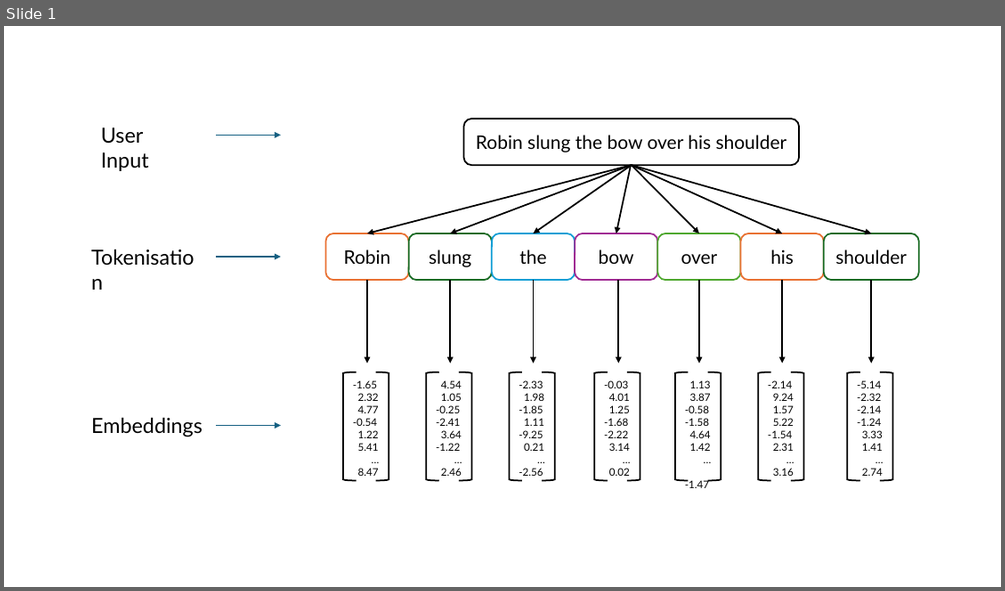
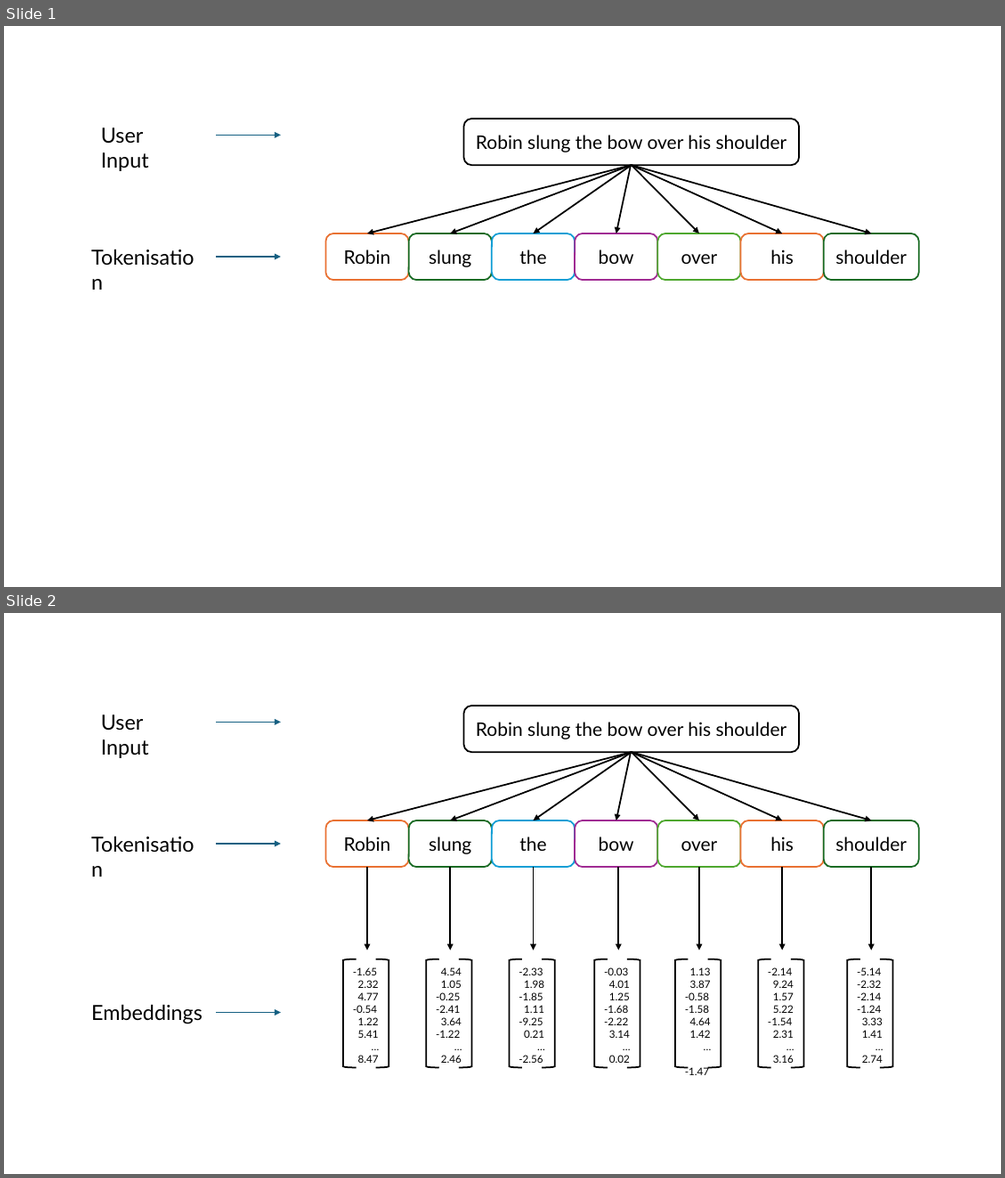
Before and after one commit to pgseye/zz_test_site, a slide deck: posts/036_21Nov_2025/figs.pptx. Shown one above the other, each under a label of ours: slide 1 before the commit, slides 1 and 2 after it. The pictures are 1005x591 and 1005x1178 pixels, drawn with LibreOffice and Linux fonts; fonts in the diff are those of the drawing. Boxes give left, top, right and bottom in pixels: in the first picture for what was removed or moved away, otherwise in the second. Text is boxed around its words. In the diff, an @@ line names an element or a change of style, - is before the commit and + after.

```diff
--- a/posts/036_21Nov_2025/figs.pptx
+++ b/posts/036_21Nov_2025/figs.pptx
@@ slide 1 added at box(4, 26, 1001, 587), background #FFFFFF @@
@@ text added at box(101, 127, 149, 171), 20 pt, text #000000 @@
+User Input
@@ rounded rectangle added at box(464, 119, 799, 165), fill #FFFFFF, outline #000000 1.5 pt, 18 pt, text #000000 @@
+Robin slung the bow over his shoulder
@@ arrow added from (217, 135) to (281, 135), #156082 1.5 pt @@
@@ arrow added from (631, 165) to (367, 233), #000000 1.5 pt @@
@@ arrow added from (631, 165) to (451, 233), #000000 1.5 pt @@
@@ arrow added from (631, 165) to (534, 233), #000000 1.5 pt @@
@@ arrow added from (631, 165) to (616, 233), #000000 1.5 pt @@
@@ arrow added from (631, 165) to (699, 233), #000000 1.5 pt @@
@@ arrow added from (631, 165) to (783, 233), #000000 1.5 pt @@
@@ arrow added from (631, 165) to (872, 233), #000000 1.5 pt @@
@@ rounded rectangle added at box(325, 233, 409, 280), fill #FFFFFF, outline #E97132 1.5 pt, 18 pt, text #000000 @@
+Robin
@@ rounded rectangle added at box(409, 233, 492, 280), fill #FFFFFF, outline #196B24 1.5 pt, 18 pt, text #000000 @@
+slung
@@ rounded rectangle added at box(492, 233, 574, 280), fill #FFFFFF, outline #0F9ED5 1.5 pt, 18 pt, text #000000 @@
+the
@@ rounded rectangle added at box(574, 233, 657, 280), fill #FFFFFF, outline #A02B93 1.5 pt, 18 pt, text #000000 @@
+bow
@@ rounded rectangle added at box(657, 233, 741, 280), fill #FFFFFF, outline #4EA72E 1.5 pt, 18 pt, text #000000 @@
+over
@@ rounded rectangle added at box(741, 233, 824, 280), fill #FFFFFF, outline #E97132 1.5 pt, 18 pt, text #000000 @@
+his
@@ rounded rectangle added at box(824, 233, 919, 280), fill #FFFFFF, outline #196B24 1.5 pt, 18 pt, text #000000 @@
+shoulder
@@ text added at box(84, 240, 212, 273), 20 pt, text #000000 @@
+Tokenisation
@@ arrow added from (217, 257) to (281, 257), #156082 1.5 pt @@
@@ what was slide 1 is now slide 2 @@
```
Also in this commit, not shown: 5 other files.
